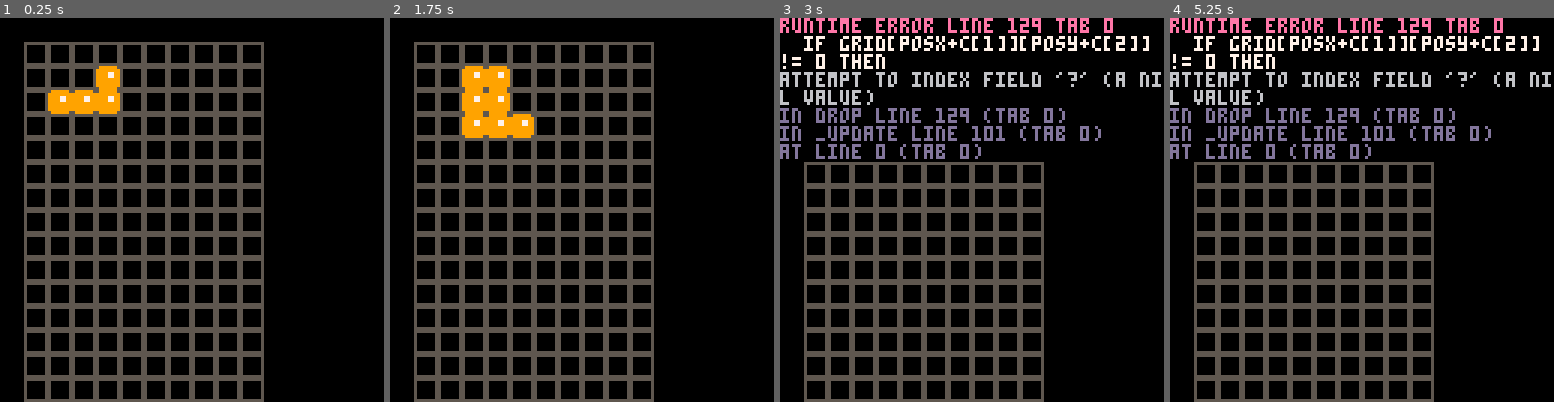
Above: before the commit, frames 1-4 (left to right).
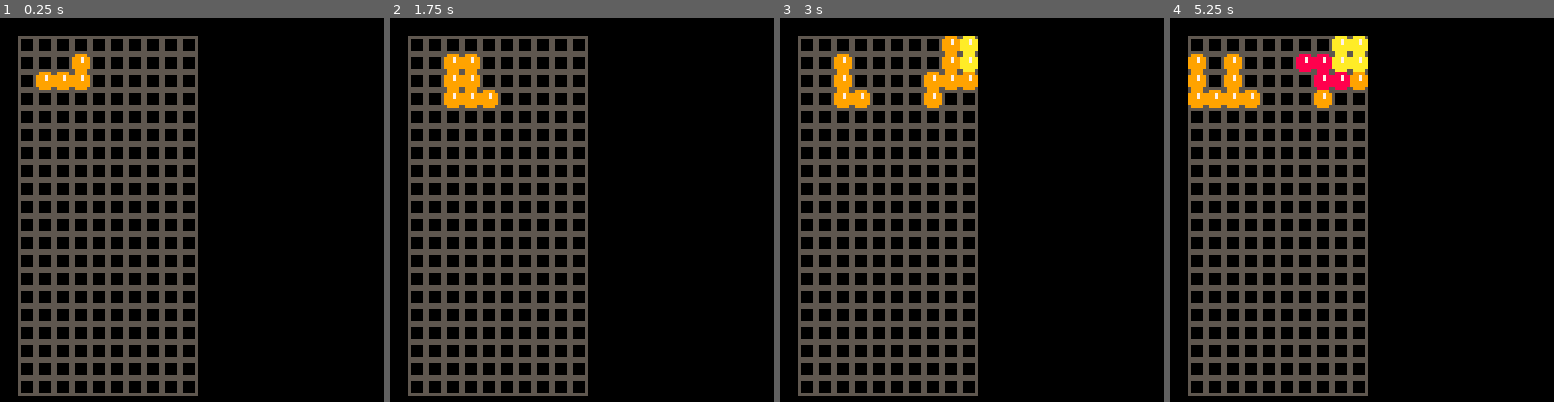
Above: after the commit, the same moments.

Repository: sargon2/pico8
Game: PICO-8 cartridge playground/tray_of_tetrominos/tray_of_tetrominos.p8
Same seed, same stepped clock (60 frames per second), same inputs: the game is played once before the commit and once after it.
Inputs:
- Up to frame 1 (0.25 s): no input
- Up to frame 2 (1.75 s): tap X (X key) at 0.33, 1.07 s; tap O (Z key) at 0.7, 1.7 s; hold Right from 1.6 s (still down)
- Up to frame 3 (3 s): tap X (X key) at 1.85, 2.97 s; release Right at 2.1 s; tap O (Z key) at 2.1, 2.5, 2.9 s; hold Up 2.15-2.42 s; hold Right from 2.47 s (still down)
- Up to frame 4 (5.25 s): release Right at 3.03 s; hold Left 3.08-3.58 s; tap O (Z key) every 0.4 s from 3.3 to 4.9 s; hold Down 3.63-3.97 s; hold Right 4.02-4.68 s; tap X (X key) at 4.08, 5.2 s; hold Up 4.73-5.03 s; hold Left from 5.08 s (still down)

The runs differ from the first frame. In frame 1, 32% of the frame differs, in the area x 4-69%, y 4-100%; in frame 2, 31%; in frame 3, 35%; in frame 4, 36%, in the area x 0-100%, y 0-100%.
Error before the commit: runtime error line 129 tab 0; if grid[posx+c[1]][posy+c[2]] != 0 then; attempt to index field '?' (a nil value)

Commit message:
Work on tray

Diff:
--- a/playground/tray_of_tetrominos/tray_of_tetrominos.p8
+++ b/playground/tray_of_tetrominos/tray_of_tetrominos.p8
@@ -8,6 +8,9 @@
 -- grid size
 grid_w = 10
 grid_h = 20
+
+-- how big the grid is drawn
+grid_size = 6
 
 -- active piece number
 piece = flr(rnd(7)+1)
@@ -84,18 +87,39 @@
  init_grid()
 end
 
+function move(x, y)
+ -- check bounds
+ for c in all(shapes[piece][rot+1]) do
+  if x+c[1] < 1 then
+   return
+  end
+  if x+c[1] > grid_w then
+   return
+  end
+  if y+c[2] < 1 then
+   return
+  end
+  if y+c[2] > grid_h then
+   return
+  end
+ end
+
+ posx = x
+ posy = y
+end
+
 function _update()
 	if btnp(⬇️) then
-		posy += 1
+		move(posx, posy+1)
 	end
 	if btnp(⬆️) then
-		posy -= 1
+	 move(posx, posy-1)
 	end
 	if btnp(⬅️) then
-		posx -= 1
+		move(posx-1, posy)
 	end
 	if btnp(➡️) then
-		posx += 1
+	 move(posx+1, posy)
 	end
 	if btnp(❎) then
 		rot = (rot + 1) % 4
@@ -113,16 +137,16 @@
   for y=1,grid_h do
    local tile = grid[x][y]
    if tile ~= 0 then
-    spr(tile, x*8, y*8)
+    spr(tile, x*grid_size, y*grid_size)
    else
-    rect(x*8, y*8, (x+1)*8-1, (y+1)*8-1, 5)
+    rect(x*grid_size, y*grid_size, (x+1)*grid_size-1, (y+1)*grid_size-1, 5)
    end
   end
  end
 
  -- active piece
  for c in all(shapes[piece][rot+1]) do
- 	spr(piece, (posx+c[1])*8, (posy+c[2])*8)
+ 	spr(piece, (posx+c[1])*grid_size, (posy+c[2])*grid_size)
  end
 end
 
@@ -145,11 +169,9 @@
  rot = 0
 end
 __gfx__
-000000005cccccc551111115599999955aaaaaa55bbbbbb552222225588888850000000000000000000000000000000000000000000000000000000000000000
-00000000cccccccc1111111199999999aaaaaaaabbbbbbbb22222222888888880000000000000000000000000000000000000000000000000000000000000000
-00700700cccc77cc1111771199997799aaaa77aabbbb77bb22227722888877880000000000000000000000000000000000000000000000000000000000000000
-00077000cccc77cc1111771199997799aaaa77aabbbb77bb22227722888877880000000000000000000000000000000000000000000000000000000000000000
-00077000cccccccc1111111199999999aaaaaaaabbbbbbbb22222222888888880000000000000000000000000000000000000000000000000000000000000000
-00700700cccccccc1111111199999999aaaaaaaabbbbbbbb22222222888888880000000000000000000000000000000000000000000000000000000000000000
-00000000cccccccc1111111199999999aaaaaaaabbbbbbbb22222222888888880000000000000000000000000000000000000000000000000000000000000000
-000000005cccccc551111115599999955aaaaaa55bbbbbb552222225588888850000000000000000000000000000000000000000000000000000000000000000
+000000005cccc50051111500599995005aaaa5005bbbb50052222500588885000000000000000000000000000000000000000000000000000000000000000000
+00000000ccc7cc001117110099979900aaa7aa00bbb7bb0022272200888788000000000000000000000000000000000000000000000000000000000000000000
+00700700ccc7cc001117110099979900aaa7aa00bbb7bb0022272200888788000000000000000000000000000000000000000000000000000000000000000000
+00077000cccccc001111110099999900aaaaaa00bbbbbb0022222200888888000000000000000000000000000000000000000000000000000000000000000000
+00077000cccccc001111110099999900aaaaaa00bbbbbb0022222200888888000000000000000000000000000000000000000000000000000000000000000000
+007007005cccc50051111500599995005aaaa5005bbbb50052222500588885000000000000000000000000000000000000000000000000000000000000000000
